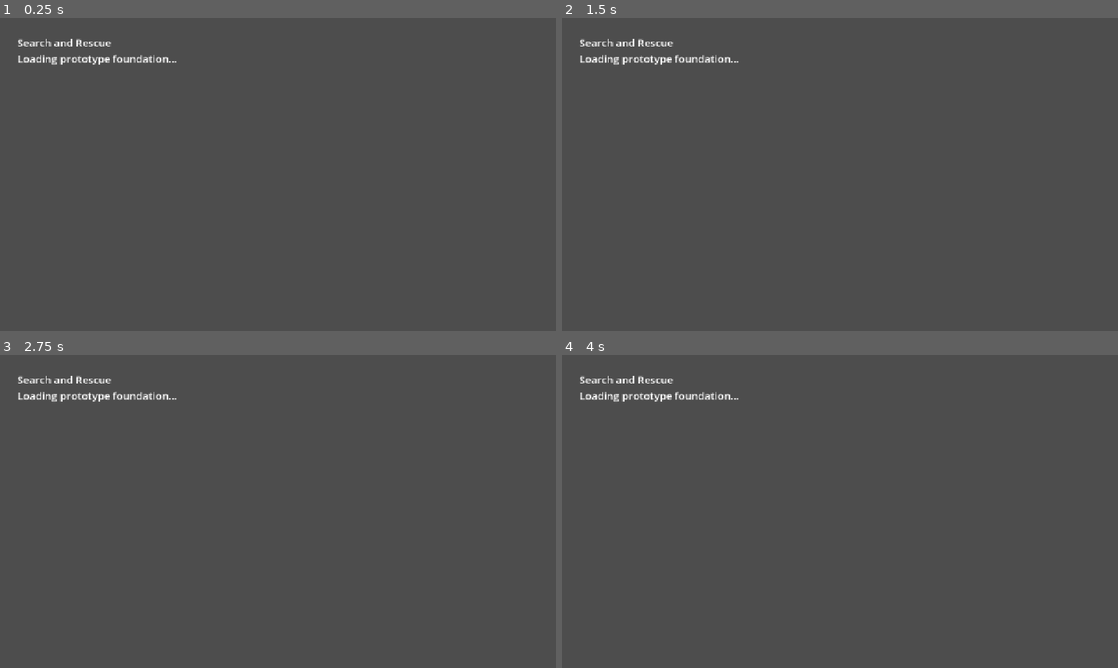
Above: before the commit, frames 1-4 (two rows, left to right).
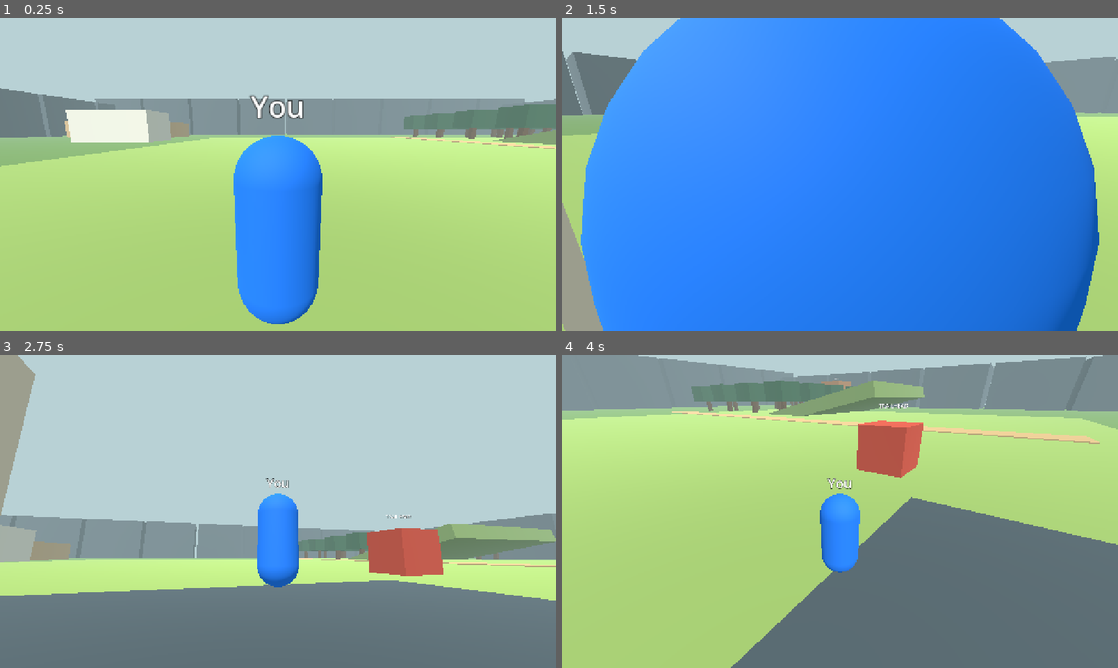
Above: after the commit, the same moments.

Repository: GodotGarden/search-and-rescue
Game: Godot game, scene res://scenes/main/Main.tscn
Two runs of this game, one before a commit and one after it. Both use one fixed random seed, a clock stepped at 60 frames per second and the inputs below.
Inputs (mouse positions are in pixels of both pictures, inside the frame that each line leads up to):
- Up to frame 1 (0.25 s): no input
- Up to frame 2 (1.5 s): move the mouse to (962, 158) at 0.52 s; hold D (move_right) 0.53-1.28 s; hold Shift (sprint) 0.53-1.28 s; tap Space (jump) at 0.77, 0.8, 1.07, 1.35 s; move the mouse to (728, 190) at 1.27 s; hold S (move_back) from 1.28 s (still down)
- Up to frame 3 (2.75 s): tap Space (jump) at 1.52, 1.82, 2.3 s; tap Shift (sprint) at 1.55 s; move the mouse to (333, 442) at 2.02 s; release S (move_back) at 2.03 s; hold D (move_right) from 2.03 s (still down); hold Shift (sprint) from 2.03 s (still down)
- Up to frame 4 (4 s): move the mouse to (812, 574) at 2.77 s; release D (move_right) at 2.78 s; release Shift (sprint) at 2.78 s; hold W (move_forward) 2.78-3.53 s; tap Shift (sprint) at 2.85 s; tap Space (jump) at 3.02, 3.32, 3.6, 3.77 s; move the mouse to (1006, 558) at 3.52 s; hold A (move_left) from 3.53 s (still down)

The runs differ from the first frame. In frame 1, 100% of the frame differs, in the area x 0-100%, y 0-100%; in frame 2, 100%; in frame 3, 100%; in frame 4, 100%.

Commit message:
Add third-person island movement blockout

Diff:
--- a/scenes/main/main.gd
+++ b/scenes/main/main.gd
@@ -1,3 +1,23 @@
 extends Node
 
-# Main only composes the selected level, session boundary, and temporary HUD.
+const WORLD_SCENE := preload("res://scenes/world/InlandIslandTest.tscn")
+const RESPONDER_SCENE := preload("res://scenes/player/Responder.tscn")
+
+var active_world: Node3D
+
+
+func _ready() -> void:
+	# A local preview keeps the first movement checkpoint runnable before LAN setup.
+	_start_local_preview()
+
+
+func _start_local_preview() -> void:
+	$Placeholder.queue_free()
+	active_world = WORLD_SCENE.instantiate()
+	add_child(active_world)
+
+	var responder := RESPONDER_SCENE.instantiate()
+	responder.name = "Responder_1"
+	responder.set_multiplayer_authority(1)
+	responder.global_transform = active_world.get_spawn_transform(0)
+	active_world.get_node("Players").add_child(responder)
--- /dev/null
+++ b/scenes/player/Responder.tscn
@@ -0,0 +1,46 @@
+[gd_scene load_steps=5 format=3]
+
+[ext_resource type="Script" path="res://scripts/player/responder.gd" id="1_responder"]
+
+[sub_resource type="CapsuleShape3D" id="CapsuleShape3D_responder"]
+radius = 0.4
+height = 1.8
+
+[sub_resource type="CapsuleMesh" id="CapsuleMesh_responder"]
+radius = 0.4
+height = 1.8
+
+[sub_resource type="StandardMaterial3D" id="Material_responder"]
+albedo_color = Color(0.1, 0.45, 0.9, 1)
+roughness = 0.8
+
+[node name="Responder" type="CharacterBody3D"]
+script = ExtResource("1_responder")
+
+[node name="CollisionShape3D" type="CollisionShape3D" parent="."]
+position = Vector3(0, 0.9, 0)
+shape = SubResource("CapsuleShape3D_responder")
+
+[node name="BodyMesh" type="MeshInstance3D" parent="."]
+position = Vector3(0, 0.9, 0)
+mesh = SubResource("CapsuleMesh_responder")
+material_override = SubResource("Material_responder")
+
+[node name="NameTag" type="Label3D" parent="."]
+position = Vector3(0, 2.05, 0)
+billboard = 1
+pixel_size = 0.008
+outline_size = 3
+text = "Responder"
+
+[node name="CameraPivot" type="Node3D" parent="."]
+position = Vector3(0, 1.45, 0)
+rotation = Vector3(-0.2, 0, 0)
+
+[node name="SpringArm3D" type="SpringArm3D" parent="CameraPivot"]
+spring_length = 4.5
+collision_mask = 1
+
+[node name="Camera3D" type="Camera3D" parent="CameraPivot/SpringArm3D"]
+current = false
+fov = 70.0
--- /dev/null
+++ b/scenes/world/InlandIslandTest.tscn
@@ -0,0 +1,17 @@
+[gd_scene load_steps=2 format=3]
+
+[ext_resource type="Script" path="res://scripts/world/inland_island_test.gd" id="1_world"]
+
+[node name="InlandIslandTest" type="Node3D"]
+script = ExtResource("1_world")
+
+[node name="SpawnHost" type="Marker3D" parent="."]
+position = Vector3(-20, 2, 24)
+
+[node name="SpawnClient" type="Marker3D" parent="."]
+position = Vector3(-15, 2, 24)
+
+[node name="TrailDestination" type="Marker3D" parent="."]
+position = Vector3(58, 2, -48)
+
+[node name="Players" type="Node3D" parent="."]
--- /dev/null
+++ b/scripts/player/responder.gd
@@ -0,0 +1,56 @@
+extends CharacterBody3D
+
+@export var walk_speed := 5.0
+@export var sprint_speed := 8.0
+@export var acceleration := 18.0
+@export var jump_velocity := 5.0
+@export var mouse_sensitivity := 0.0025
+
+const GRAVITY := 18.0
+const CAMERA_PITCH_LIMIT := deg_to_rad(65.0)
+
+@onready var body_mesh: MeshInstance3D = $BodyMesh
+@onready var name_tag: Label3D = $NameTag
+@onready var camera_pivot: Node3D = $CameraPivot
+@onready var camera: Camera3D = $CameraPivot/SpringArm3D/Camera3D
+
+var _look_pitch := -0.2
+
+
+func _ready() -> void:
+	var is_local := is_multiplayer_authority()
+	camera.current = is_local
+	name_tag.text = "You" if is_local else "Responder"
+	var material := body_mesh.material_override.duplicate() as StandardMaterial3D
+	material.albedo_color = Color(0.1, 0.45, 0.9) if is_local else Color(1.0, 0.35, 0.1)
+	body_mesh.material_override = material
+	if is_local:
+		Input.mouse_mode = Input.MOUSE_MODE_CAPTURED
+
+
+func _unhandled_input(event: InputEvent) -> void:
+	if not is_multiplayer_authority():
+		return
+	if event.is_action_pressed("toggle_mouse_capture"):
+		Input.mouse_mode = Input.MOUSE_MODE_VISIBLE if Input.mouse_mode == Input.MOUSE_MODE_CAPTURED else Input.MOUSE_MODE_CAPTURED
+		return
+	if event is InputEventMouseMotion and Input.mouse_mode == Input.MOUSE_MODE_CAPTURED:
+		rotate_y(-event.relative.x * mouse_sensitivity)
+		_look_pitch = clampf(_look_pitch - event.relative.y * mouse_sensitivity, -CAMERA_PITCH_LIMIT, CAMERA_PITCH_LIMIT)
+		camera_pivot.rotation.x = _look_pitch
+
+
+func _physics_process(delta: float) -> void:
+	if not is_multiplayer_authority():
+		return
+	if not is_on_floor():
+		velocity.y -= GRAVITY * delta
+	if Input.is_action_just_pressed("jump") and is_on_floor():
+		velocity.y = jump_velocity
+
+	var input_vector := Input.get_vector("move_left", "move_right", "move_forward", "move_back")
+	var move_direction := (transform.basis * Vector3(input_vector.x, 0.0, input_vector.y)).normalized()
+	var speed := sprint_speed if Input.is_action_pressed("sprint") else walk_speed
+	velocity.x = move_toward(velocity.x, move_direction.x * speed, acceleration * delta)
+	velocity.z = move_toward(velocity.z, move_direction.z * speed, acceleration * delta)
+	move_and_slide()
--- /dev/null
+++ b/scripts/world/inland_island_test.gd
@@ -0,0 +1,121 @@
+extends Node3D
+
+const GROUND_COLOR := Color("668a4e")
+const TRAIL_COLOR := Color("b99c6b")
+const ROCK_COLOR := Color("56636a")
+const WATER_COLOR := Color("3b7fa5")
+
+
+func _ready() -> void:
+	_build_blockout()
+
+
+func get_spawn_transform(spawn_index: int) -> Transform3D:
+	var marker := $SpawnHost if spawn_index == 0 else $SpawnClient
+	return marker.global_transform
+
+
+func _build_blockout() -> void:
+	_add_environment()
+	_add_box("WalkableGround", Vector3(0, -1.0, 0), Vector3(300, 2, 300), GROUND_COLOR)
+	_add_box("RescueCentre", Vector3(-24, 3, 32), Vector3(18, 6, 12), Color("e0d4bd"))
+	_add_box("Helipad", Vector3(-9, 0.12, 31), Vector3(14, 0.25, 14), Color("46545a"))
+	_add_box("Trailhead", Vector3(2, 1.5, 21), Vector3(3, 3, 3), Color("b34736"))
+	_add_box("Lookout", Vector3(67, 5, -30), Vector3(8, 10, 8), Color("a27650"))
+	_add_box("Village", Vector3(-80, 3, -70), Vector3(36, 6, 24), Color("d2af7a"))
+	_add_box("HealthCentre", Vector3(-63, 4, -38), Vector3(20, 8, 12), Color("e6e2d2"))
+	_add_box("Meadow", Vector3(12, 0.12, -7), Vector3(110, 0.24, 95), Color("8ead5c"), false)
+	_add_box("Trail", Vector3(25, 0.3, -15), Vector3(5, 0.12, 100), TRAIL_COLOR, false)
+	_add_box("LakeWaterBoundary", Vector3(-47, 0.05, 65), Vector3(64, 0.5, 48), WATER_COLOR)
+	_add_box("LakeIsland", Vector3(-47, 1.6, 65), Vector3(15, 3, 12), Color("69884e"))
+	_add_box("WetlandEdge", Vector3(-78, 0.15, 42), Vector3(32, 0.3, 20), Color("5b876a"), false)
+	_add_slope("GentleSlope", Vector3(52, 1.8, -18), Vector3(34, 3, 42), -12.0, Color("789457"))
+	_add_boundaries()
+	_add_forest()
+	_add_label("TRAILHEAD", Vector3(2, 4, 21))
+	_add_label("LOOKOUT", Vector3(67, 11, -30))
+	_add_label("TRAIL DESTINATION", $TrailDestination.position + Vector3(0, 2, 0))
+
+
+func _add_environment() -> void:
+	var environment := Environment.new()
+	environment.background_mode = Environment.BG_COLOR
+	environment.background_color = Color("9dc8df")
+	environment.ambient_light_source = Environment.AMBIENT_SOURCE_COLOR
+	environment.ambient_light_color = Color("d7e6e7")
+	environment.ambient_light_energy = 0.65
+	environment.fog_enabled = true
+	environment.fog_light_color = Color("b8d1d5")
+	environment.fog_density = 0.002
+	var world_environment := WorldEnvironment.new()
+	world_environment.environment = environment
+	add_child(world_environment)
+	var sun := DirectionalLight3D.new()
+	sun.rotation_degrees = Vector3(-48, -32, 0)
+	sun.light_energy = 1.3
+	add_child(sun)
+
+
+func _add_boundaries() -> void:
+	for index in range(9):
+		var offset := -120.0 + index * 30.0
+		_add_box("NorthMountain%d" % index, Vector3(offset, 11, -132), Vector3(28, 22, 24), ROCK_COLOR)
+		_add_box("EastCliff%d" % index, Vector3(132, 9, offset), Vector3(24, 18, 28), ROCK_COLOR)
+		_add_box("SouthRidge%d" % index, Vector3(offset, 10, 132), Vector3(28, 20, 20), ROCK_COLOR)
+		_add_box("WestCliff%d" % index, Vector3(-132, 9, offset), Vector3(20, 18, 28), ROCK_COLOR)
+
+
+func _add_forest() -> void:
+	for index in range(28):
+		var x := 38.0 + float(index % 7) * 11.0
+		var z := -70.0 + float(index / 7) * 14.0
+		_add_box("TreeTrunk%d" % index, Vector3(x, 2.0, z), Vector3(1.2, 4.0, 1.2), Color("604a32"))
+		_add_box("TreeCrown%d" % index, Vector3(x, 6.0, z), Vector3(7.0, 5.0, 7.0), Color("355f43"), false)
+
+
+func _add_slope(label: String, position: Vector3, size: Vector3, angle_degrees: float, color: Color) -> void:
+	var node := _add_box(label, position, size, color)
+	node.get_parent().rotation_degrees.x = angle_degrees
+
+
+func _add_box(label: String, position: Vector3, size: Vector3, color: Color, has_collision := true) -> MeshInstance3D:
+	var parent: Node3D = self
+	if has_collision:
+		var body := StaticBody3D.new()
+		body.name = "%sCollision" % label
+		body.position = position
+		add_child(body)
+		parent = body
+	else:
+		var visual_parent := Node3D.new()
+		visual_parent.name = "%sVisual" % label
+		visual_parent.position = position
+		add_child(visual_parent)
+		parent = visual_parent
+	var mesh_instance := MeshInstance3D.new()
+	mesh_instance.name = label
+	var mesh := BoxMesh.new()
+	mesh.size = size
+	mesh_instance.mesh = mesh
+	var material := StandardMaterial3D.new()
+	material.albedo_color = color
+	material.roughness = 0.9
+	mesh_instance.material_override = material
+	parent.add_child(mesh_instance)
+	if has_collision:
+		var collision := CollisionShape3D.new()
+		var shape := BoxShape3D.new()
+		shape.size = size
+		collision.shape = shape
+		parent.add_child(collision)
+	return mesh_instance
+
+
+func _add_label(text_value: String, position: Vector3) -> void:
+	var label := Label3D.new()
+	label.text = text_value
+	label.position = position
+	label.billboard = BaseMaterial3D.BILLBOARD_ENABLED
+	label.pixel_size = 0.01
+	label.outline_size = 3
+	add_child(label)
Not shown, added: scripts/player/responder.gd.uid
Not shown, added: scripts/world/inland_island_test.gd.uid
Not shown, added: assets/audio/.gitkeep
Not shown, added: assets/models/.gitkeep
Not shown, added: assets/models/source/.gitkeep
Not shown, added: assets/textures/.gitkeep
Not shown, added: assets/ui/.gitkeep
Not shown, added: resources/.gitkeep
